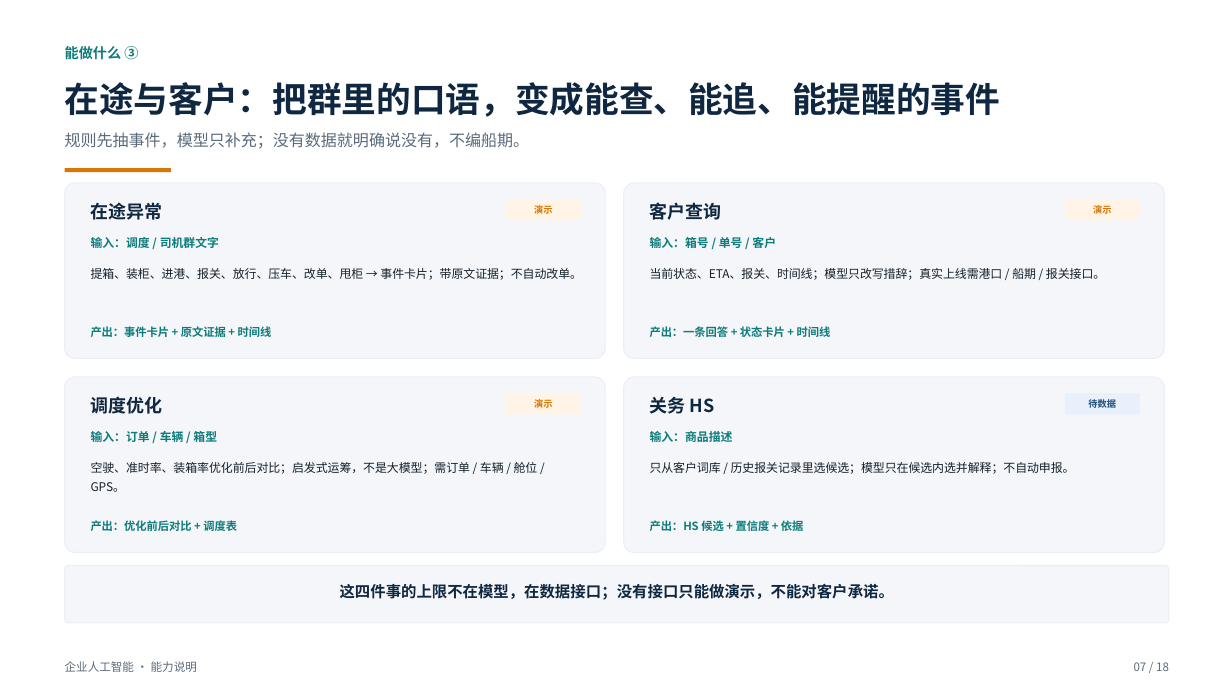
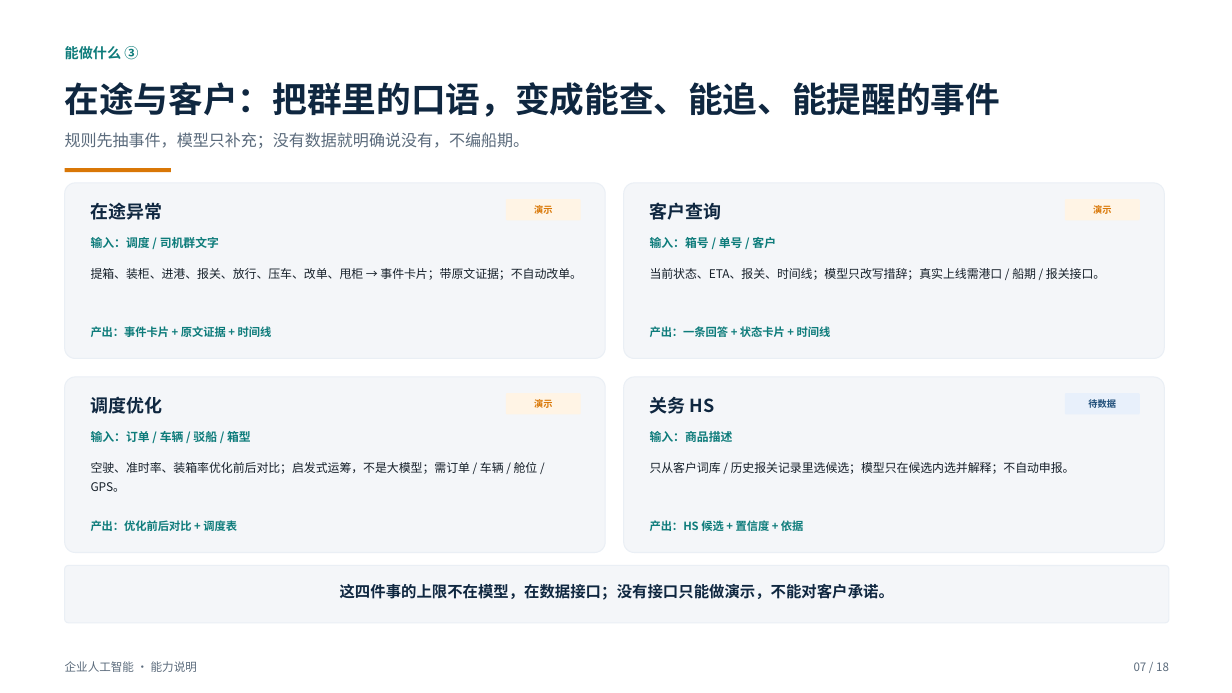
Before and after one commit to roma007/Enterprise-AI, a slide deck: slide 7 of 会客包/reports/客户老板版_系统能力介绍_2026-11-08.pptx. Drawn at 1232x693 pixels with LibreOffice and Linux fonts; fonts in the diff are those of the drawing. Boxes give left, top, right and bottom in pixels: in the first picture for what was removed or moved away, otherwise in the second. Text is boxed around its words. In the diff, an @@ line names an element or a change of style, - is before the commit and + after.

```diff
--- a/会客包/reports/客户老板版_系统能力介绍_2026-11-08.pptx
+++ b/会客包/reports/客户老板版_系统能力介绍_2026-11-08.pptx
@@ text at <box>91,429,251,445</box>: text changed @@
-输入：订单 / 车辆 / 箱型
+输入：订单 / 车辆 / 驳船 / 箱型
```
Also in this commit, not shown: 9 other slides changed, 6 other files.
